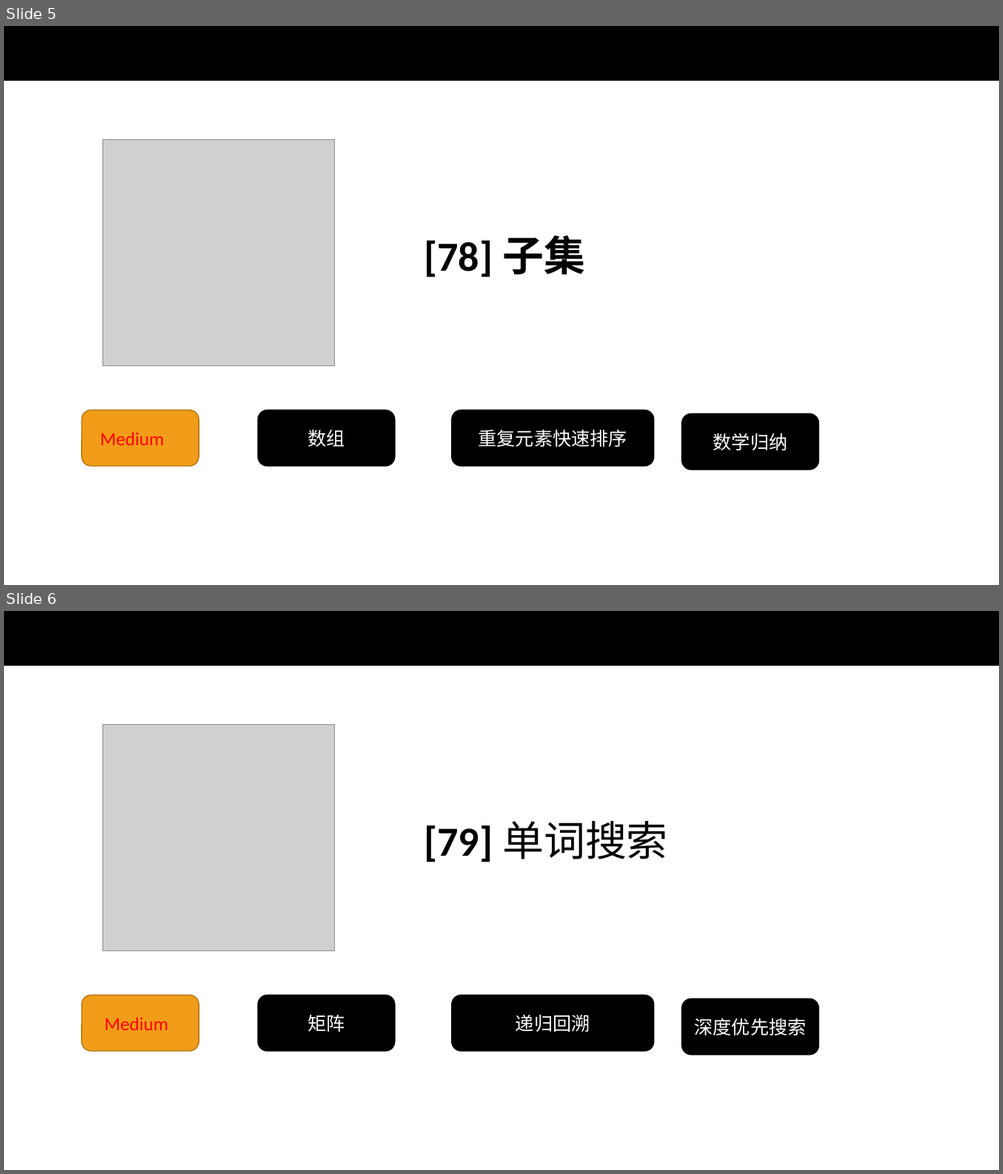
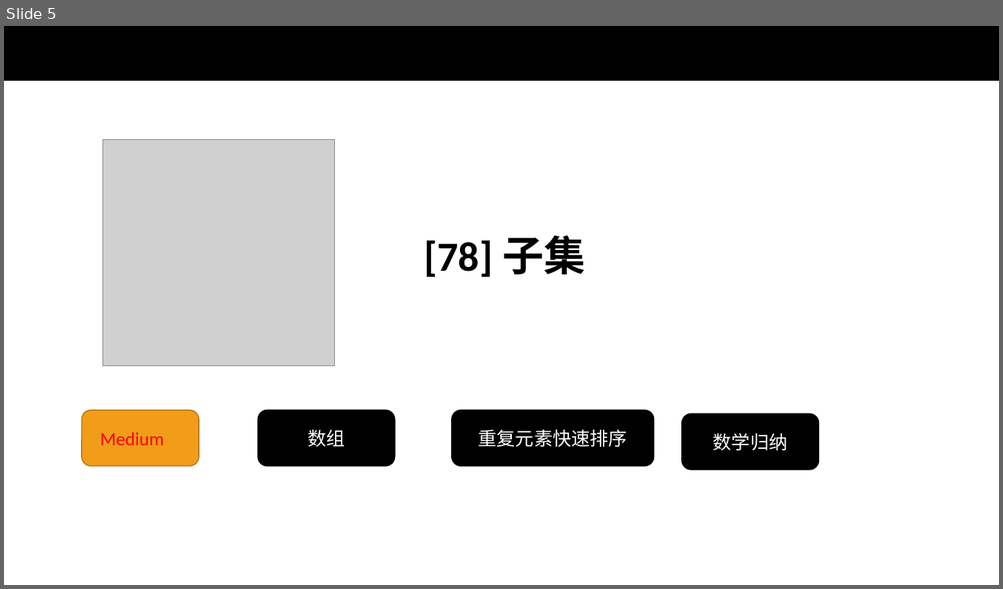
Before and after one commit to wangcy6/leetcode, a slide deck: leetcode.pptx. Shown one above the other, each under a label of ours: slides 5 and 6 before the commit, slide 5 after it. The pictures are 1003x1174 and 1003x589 pixels, drawn with LibreOffice and Linux fonts; fonts in the diff are those of the drawing; grey boxes stand for pictures; background and template pictures are left out. Boxes give left, top, right and bottom in pixels: in the first picture for what was removed or moved away, otherwise in the second. Text is boxed around its words. In the diff, an @@ line names an element or a change of style, - is before the commit and + after.

```diff
--- a/leetcode.pptx
+++ b/leetcode.pptx
@@ slide 6 removed at (4, 611, 999, 1170), background #FFFFFF; not listed: 1 template element that a slide beside it also shows @@
@@ picture removed at (102, 724, 334, 951) @@
@@ text removed at (424, 821, 668, 863) @@
-[79] 单词搜索
@@ rounded rectangle removed at (82, 995, 199, 1051) @@
-Medium
@@ rounded rectangle removed at (258, 995, 394, 1051) @@
-矩阵
@@ rounded rectangle removed at (452, 995, 654, 1051) @@
-递归回溯
@@ rounded rectangle removed at (681, 999, 818, 1055) @@
-深度优先搜索
```
Also in this commit, not shown: 3 slides added, 5 other files.
